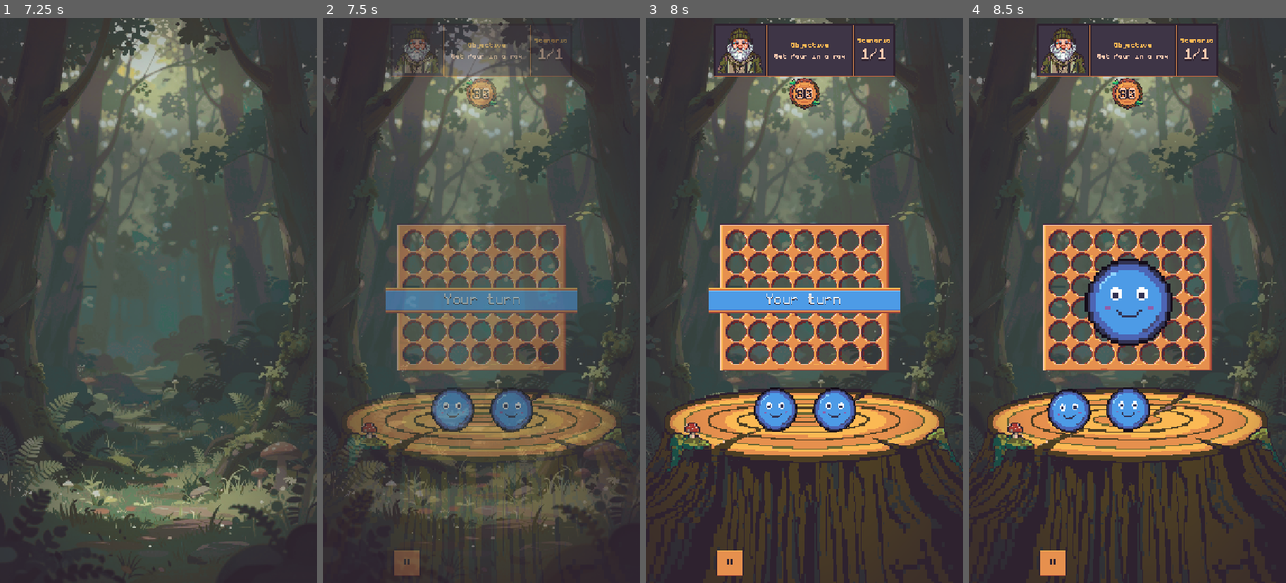
Above: before the commit, frames 1-4 (left to right).
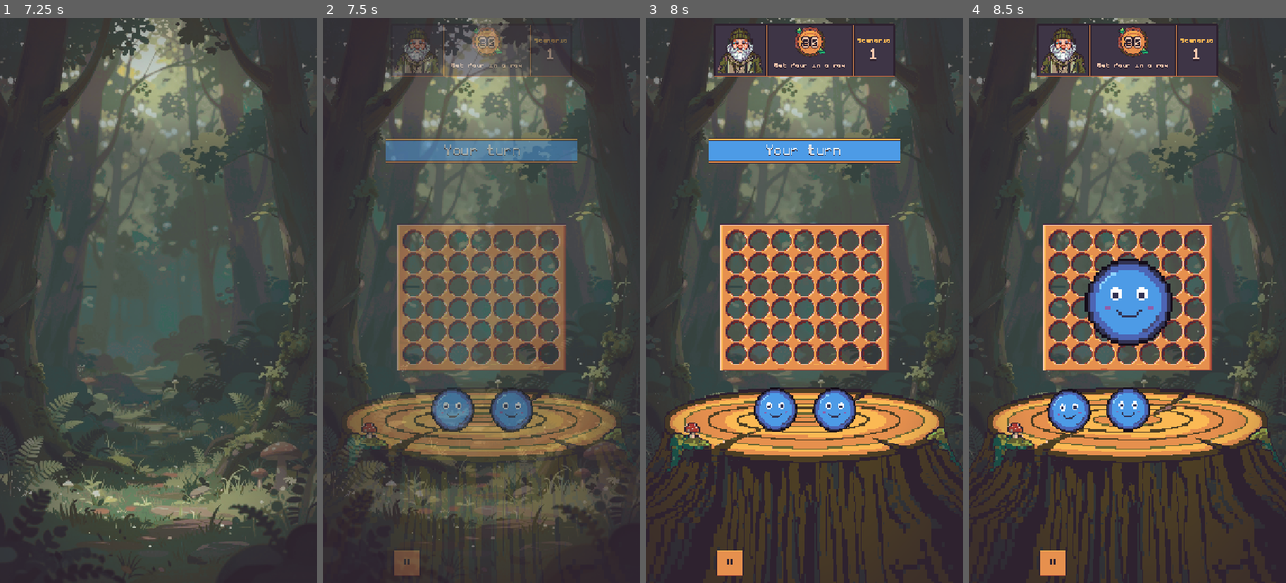
Above: after the commit, the same moments.

Repository: chumbb/four-in-a-rogue
Game: Godot game, scene res://scenes/app/boot.tscn
The game is run twice, just before and just after one commit, with the same random seed, the same clock (stepped at 60 frames per second) and the same inputs.
Inputs (mouse positions are in pixels of both pictures, inside the frame that each line leads up to):
- Up to frame 1 (7.25 s): tap Enter (ui_accept) at 0.5, 0.77, 2.75, 4.52, 5, 6.5 s; move the mouse to (228, 272) at 0.52 s; click (228, 272) at 0.67 s; click "Skip" at 1.25 s; drag from (95, 328) to (142, 413) at 2.02 s; move the mouse to (190, 176) at 2.77 s; click (190, 176) at 2.92 s; drag from (142, 413) to (63, 215) at 3.52 s; move the mouse to (253, 385) at 4.27 s; click (253, 385) at 4.42 s; drag from (63, 215) to (110, 159) at 5.02 s; move the mouse to (174, 300) at 5.77 s; click (174, 300) at 5.92 s; drag from (110, 159) to (95, 328) at 6.52 s
- Up to frame 2 (7.5 s): move the mouse to (551, 272) at 7.27 s; click (551, 272) at 7.42 s
- Up to frame 3 (8 s): tap Enter (ui_accept) at 7.52 s
- Up to frame 4 (8.5 s): drag from (1064, 328) to (1111, 413) at 8.02 s

Frame 1 is identical in both runs. In frame 2, 6.1% of the frame differs, in the area x 19-81%, y 1-53%; in frame 3, 6.3%; in frame 4, 0.9%.

Commit message:
M6b playtest 1: timer emblem in the HUD, objective under it, scenario 1, banners above the board, soft whoosh
Co-Authored-By: Claude Opus 5.5 <noreply@anthropic.com>

Diff:
--- a/scripts/audio/sfx.gd
+++ b/scripts/audio/sfx.gd
@@ -53,8 +53,8 @@
 	&"pause_open": preload("res://assets/audio/sfx/pause_open.ogg"),
 	&"pause_close": preload("res://assets/audio/sfx/pause_close.ogg"),
 	&"slider_tick": preload("res://assets/audio/sfx/slider_tick.ogg"),
-	&"turn_player": preload("res://assets/audio/sfx/turn_player.ogg"),
-	&"turn_opponent": preload("res://assets/audio/sfx/turn_opponent.ogg"),
+	# Turn banners: a soft whoosh, not a chiptune beep (Sean, 2026-11-20).
+	&"turn_whoosh": preload("res://assets/audio/sfx/turn_whoosh.ogg"),
 }
 ## Scoring ladder notes, lowest first; the ladder must stay in tune, so these
 ## get no random pitch.
--- a/scripts/scenario/scenario_placeholder.gd
+++ b/scripts/scenario/scenario_placeholder.gd
@@ -204,17 +204,16 @@
 	add_child(_pause)
 
 
-## The zones reserve the HUD's height (block + timer emblem) above the board.
-## When that leaves too little room for aim lane + board + hand (a short screen
-## with phone insets), the HUD goes compact.
+## The zones reserve the HUD block's height above the board.
 func _fit_hud_slot() -> void:
 	var insets := SafeArea.insets_for(get_viewport())
-	var room := get_viewport_rect().size.y - float(insets.top) - float(insets.bottom)
-	var below := _aim_lane.custom_minimum_size.y + _board_view.get_combined_minimum_size().y + _hand.custom_minimum_size.y
-	_hud.set_compact(false)
-	if _hud.bottom() - float(insets.top) > room - below:
-		_hud.set_compact(true)
 	_hud_slot.custom_minimum_size.y = maxf(0.0, ceilf(_hud.bottom() - float(insets.top)))
+	_place_banner_band.call_deferred()
+
+
+## Turn banners go in the gap between the HUD and the board (Sean, 2026-11-20).
+func _place_banner_band() -> void:
+	_hud.set_banner_band(_hud.bottom(), _board_view.get_global_rect().position.y)
 
 
 func _on_pause_pressed() -> void:
@@ -255,7 +254,7 @@
 func _show_turn_banner(player: bool) -> void:
 	if not animate_drops:
 		return
-	_sfx.play(&"turn_player" if player else &"turn_opponent")
+	_sfx.play(&"turn_whoosh", not player) # soft whoosh, a little lower for the opponent
 	await _hud.show_turn_banner(player, _banner_sec())
 
 
@@ -274,6 +273,7 @@
 	_stump.position = (pos * ui_scale).round() / ui_scale
 	_stump.size = tex_size * hand_px
 	_hand.set_fan_width(STUMP_TOP_WIDTH * hand_px)
+	_place_banner_band()
 
 
 func _make_timer(callback: Callable) -> Timer:
--- a/scripts/ui/scenario_hud.gd
+++ b/scripts/ui/scenario_hud.gd
@@ -2,14 +2,16 @@
 extends Control
 ## Scenario HUD on the game-pixel grid (Art B mock 2, slice §2B "HUD"; M6b):
 ## one block with thick gold section bars: the opponent's bust portrait (v0.1:
-## the Strange Man, idle) | "Objective" + the scenario's text, centred |
-## "Scenario 1/1". The turn timer sits just under the block in the round Forest
-## emblem: a number from 30, red for the last 10 s, "—" on the opponent's turn.
+## the Strange Man, idle) | the turn timer in the round Forest emblem, with the
+## scenario's objective ("Get four in a row") under it | "Scenario" + its number.
+## Timer: a number from 30, red for the last 10 s, "—" on the opponent's turn.
 ## The Pause button is at the bottom left of the safe area. Also shows the turn
-## banners (blue "Your turn" / red "Opponent's turn" ribbons across the screen).
+## banners (blue "Your turn" / red "Opponent's turn" ribbons across the screen),
+## in the gap between the HUD and the board.
 ##
-## The block grew from 56 to 76 game px so the 64 px bust shows whole (Sean,
-## 2026-11-20).
+## Sean, 2026-11-20: the block grew from 56 to 76 game px so the 64 px bust
+## shows whole; playtest 1: emblem moved up into the block's centre section,
+## no "Objective" heading, scenario shows "1", banners above the board.
 
 signal pause_pressed
 
@@ -24,17 +26,12 @@
 const RED := Color("e83b3b")
 ## Layout in game px (mock 2, block 76 tall for the 64 px bust).
 const TOP_GAP := 8.0
-## Compact (short screens with insets, e.g. 16:9 + a notch): smaller top gap,
-## and the timer emblem hangs over the block's bottom edge.
-const COMPACT_TOP_GAP := 2.0
-const COMPACT_EMBLEM_OVERLAP := 28.0
-## Compact lifts the objective lines clear of the hanging emblem.
-const COMPACT_TEXT_LIFT := 8.0
 const BLOCK_X := 6.0
 const BLOCK_H := 76.0
 const PORTRAIT_INSET := 6.0
 const SCENARIO_W := 62.0
-const EMBLEM_GAP := 1.0
+const EMBLEM_TOP := 4.0 ## emblem top inside the block's centre section
+const OBJECTIVE_Y := 52.0 ## objective line under the emblem
 const PAUSE_SIZE := Vector2(40, 38)
 const PAUSE_INSET := 9.0
 ## Ink outline around the timer digits (8 directions + a drop below).
@@ -56,7 +53,9 @@
 var _ribbon: TextureRect
 var _ribbon_label: Label
 var _ribbon_tween: Tween
-var _compact := false
+## Gap between the HUD and the board in game px (set_banner_band); the
+## ribbon is centred in it.
+var _band := Vector2(-1, -1)
 
 
 func _init() -> void:
@@ -88,16 +87,14 @@
 		bar.mouse_filter = Control.MOUSE_FILTER_IGNORE
 		bar.name = "Bar%d" % i
 		_block.add_child(bar)
-	var header := _shadowed(stage.add_label("Objective", GOLD_HI, &"", _block))
-	header.name = "ObjectiveHeader"
 	_objective = _shadowed(stage.add_label("Get four in a row", PixelStage.CREAM, &"", _block))
 	_objective.autowrap_mode = TextServer.AUTOWRAP_WORD_SMART
 	var run_header := _shadowed(stage.add_label("Scenario", GOLD_HI, &"", _block))
 	run_header.name = "ScenarioHeader"
-	_scenario = _shadowed(stage.add_label("1/1", PixelStage.CREAM, &"Mono2", _block), 2)
-	for label: Label in [header, _objective, run_header, _scenario]:
+	_scenario = _shadowed(stage.add_label("1", PixelStage.CREAM, &"Mono2", _block), 2)
+	for label: Label in [_objective, run_header, _scenario]:
 		label.horizontal_alignment = HORIZONTAL_ALIGNMENT_CENTER
-	_emblem = stage.add_image(EMBLEM)
+	_emblem = stage.add_image(EMBLEM, Vector2.ZERO, _block)
 	_timer_box = Control.new()
 	_timer_box.mouse_filter = Control.MOUSE_FILTER_IGNORE
 	_emblem.add_child(_timer_box)
@@ -130,7 +127,7 @@
 
 func _layout() -> void:
 	var safe := stage.safe
-	var top := safe.position.y + _top_gap()
+	var top := safe.position.y + TOP_GAP
 	var width := stage.game_size.x - BLOCK_X * 2.0
 	_block.position = Vector2(BLOCK_X, top)
 	_block.size = Vector2(width, BLOCK_H)
@@ -143,11 +140,8 @@
 		bar.size = Vector2(bar_w, BLOCK_H - 4.0)
 	var mid_x := x1 + bar_w
 	var mid_w := x2 - mid_x
-	var header: Label = _block.get_node("ObjectiveHeader")
-	var lift := COMPACT_TEXT_LIFT if _compact else 0.0
-	header.position = Vector2(mid_x, 22 - lift)
-	header.size = Vector2(mid_w, 16)
-	_objective.position = Vector2(mid_x + 2, 38 - lift)
+	_emblem.position = Vector2(mid_x + floorf((mid_w - EMBLEM.get_width()) * 0.5), EMBLEM_TOP)
+	_objective.position = Vector2(mid_x + 2, OBJECTIVE_Y)
 	_objective.size = Vector2(mid_w - 4, 16)
 	var run_x := x2 + bar_w
 	var run_w := width - 3.0 - run_x
@@ -156,40 +150,34 @@
 	run_header.size = Vector2(run_w, 16)
 	_scenario.position = Vector2(run_x, 28)
 	_scenario.size = Vector2(run_w, 32)
-	_emblem.position = Vector2(floorf((stage.game_size.x - EMBLEM.get_width()) * 0.5), top + BLOCK_H + _emblem_gap())
 	_centre_timer()
 	_pause.position = Vector2(safe.position.x + PAUSE_INSET, safe.end.y - PAUSE_INSET - PAUSE_SIZE.y)
 	_ribbon.size = Vector2(stage.game_size.x, RIBBON_BLUE.get_height())
-	_ribbon.position = Vector2(0, floorf((stage.game_size.y - _ribbon.size.y) * 0.5))
+	_place_ribbon()
 	_ribbon.pivot_offset = _ribbon.size * 0.5
 	_ribbon_label.size = Vector2(_ribbon.size.x, 32)
 	_ribbon_label.position.y = floorf((_ribbon.size.y - 32.0) * 0.5) - 1.0
 
 
-## Bottom of the HUD (block + timer emblem) in viewport (720-base) units: the
-## scenario reserves this much above the board.
+## Bottom of the HUD block in viewport (720-base) units: the scenario
+## reserves this much above the board.
 func bottom() -> float:
-	var bottom_px := stage.safe.position.y + _top_gap() + BLOCK_H + _emblem_gap() + EMBLEM.get_height()
+	var bottom_px := stage.safe.position.y + TOP_GAP + BLOCK_H
 	return stage.canvas.position.y + bottom_px * stage.k
 
 
-func set_compact(on: bool) -> void:
-	if on == _compact:
-		return
-	_compact = on
-	_layout()
-
-
-func is_compact() -> bool:
-	return _compact
-
-
-func _top_gap() -> float:
-	return COMPACT_TOP_GAP if _compact else TOP_GAP
-
-
-func _emblem_gap() -> float:
-	return -COMPACT_EMBLEM_OVERLAP if _compact else EMBLEM_GAP
+## The turn banners sit in the gap between the HUD and the board: `top` and
+## `bottom` in viewport units (HUD bottom, board top).
+func set_banner_band(top: float, bottom_y: float) -> void:
+	_band = Vector2((top - stage.canvas.position.y) / stage.k, (bottom_y - stage.canvas.position.y) / stage.k)
+	_place_ribbon()
+
+
+func _place_ribbon() -> void:
+	var mid := stage.game_size.y * 0.5
+	if _band.y > _band.x:
+		mid = (_band.x + _band.y) * 0.5
+	_ribbon.position = Vector2(0, roundf(mid - _ribbon.size.y * 0.5))
 
 
 ## The scenario's objective text (v0.1: "Get four in a row").
--- a/tests/test_scenario.gd
+++ b/tests/test_scenario.gd
@@ -808,10 +808,9 @@
 	var pause_rect := hud.pause_button().get_global_rect()
 	_check(pause_rect.position.x <= 30.0 and pause_rect.end.y <= bottom + 0.5 and pause_rect.end.y >= bottom - 40.0, "%s: Pause bottom left in the safe area (%s)" % [tag, pause_rect])
 	_check(pause_rect.size.x >= 96.0 and pause_rect.size.y >= 96.0, "%s: Pause button ≥ 96 px (%s)" % [tag, pause_rect.size])
-	_check(hud.bottom() <= lane.position.y + 0.5, "%s: HUD + timer emblem above the aim lane (%.0f ≤ %.0f)" % [tag, hud.bottom(), lane.position.y])
+	_check(hud.bottom() <= lane.position.y + 0.5, "%s: HUD above the aim lane (%.0f ≤ %.0f)" % [tag, hud.bottom(), lane.position.y])
 	var block: Rect2 = hud._block.get_global_rect()
 	_check(block.position.y >= top - 0.5, "%s: HUD block under the top inset" % tag)
-	_check(hud.is_compact() == (size == PHONE and insets), "%s: compact HUD only when space is short (got %s)" % [tag, hud.is_compact()])
 	_check(scenario.column_hit_rect(3).size.x >= 85.0, "%s: columns ≥ 85 px" % tag)
 	var view := _view(scenario)
 	_check(view.pixel_scale == 4, "%s: board at 4× physical (got %d)" % [tag, view.pixel_scale])
@@ -1110,7 +1109,16 @@
 	var scenario := await _make(5.0)
 	var hud: ScenarioHud = scenario._hud
 	_check(hud.objective() == "Get four in a row", "HUD: objective text")
-	_check(hud._scenario.text == "1/1", "HUD: scenario 1/1")
+	_check(hud._block.find_children("*", "Label", true, false).all(func(l: Label) -> bool: return l.text != "Objective"), "HUD: no Objective heading")
+	_check(hud._scenario.text == "1", "HUD: scenario shows 1")
+	await process_frame
+	var emblem: Rect2 = hud._emblem.get_global_rect()
+	var block: Rect2 = hud._block.get_global_rect()
+	_check(block.encloses(emblem) and absf(emblem.get_center().x - block.get_center().x) < 30.0, "HUD: timer emblem inside the block, centre section")
+	_check(hud._objective.get_global_rect().position.y >= emblem.end.y - 0.5, "HUD: objective under the emblem")
+	var ribbon: Rect2 = hud._ribbon.get_global_rect()
+	var board_top: float = scenario.get_node("%BoardView").get_global_rect().position.y
+	_check(ribbon.position.y >= hud.bottom() - 0.5 and ribbon.end.y <= board_top + 0.5, "HUD: banner band between the HUD and the board (%s, %.0f..%.0f)" % [ribbon, hud.bottom(), board_top])
 	_check(hud.stage.k > 0.0 and hud._block.size == Vector2(258, 76), "HUD: one 76 px block across the screen (%s)" % hud._block.size)
 	var portrait: TextureRect = hud._block.get_child(0)
 	_check(portrait.texture == ScenarioHud.PORTRAIT and portrait.size == Vector2(64, 64), "HUD: Strange Man bust at 1:1 (64 px)")
@@ -1132,7 +1140,7 @@
 	var hud: ScenarioHud = scenario._hud
 	_check(hud.is_banner_visible() and hud.banner_text() == "Your turn", "banner: blue Your turn at the start")
 	_check(hud._ribbon.texture == ScenarioHud.RIBBON_BLUE, "banner: blue ribbon")
-	_check(_heard(scenario, &"turn_player"), "banner: Your turn sting")
+	_check(_heard(scenario, &"turn_whoosh"), "banner: soft whoosh")
 	_check(not scenario._input_enabled, "banner: input waits for the banner + draw")
 	await _wait_input(scenario)
 	_check(not hud.is_banner_visible(), "banner: gone when input unlocks")
@@ -1141,7 +1149,7 @@
 	hud = scenario._hud
 	_check(hud.is_banner_visible() and hud.banner_text() == "Opponent's turn", "banner: red Opponent's turn")
 	_check(hud._ribbon.texture == ScenarioHud.RIBBON_RED, "banner: red ribbon")
-	_check(_heard(scenario, &"turn_opponent"), "banner: Opponent's turn sting")
+	_check(_heard(scenario, &"turn_whoosh"), "banner: whoosh on the opponent's turn too")
 	await _free(scenario)
 
 
Not shown, changed: CLAUDE.md
Not shown, changed: assets/audio/CREDITS.md
Not shown, changed: assets/audio/sfx/pause_close.ogg
Not shown, changed: assets/audio/sfx/pause_open.ogg
Not shown, changed: assets/audio/sfx/slider_tick.ogg
Not shown, removed: assets/audio/sfx/turn_opponent.ogg
Not shown, removed: assets/audio/sfx/turn_player.ogg
Not shown, added: assets/audio/sfx/turn_whoosh.ogg
Not shown, changed: docs/CLAUDE_CODE_HANDOFF.md
